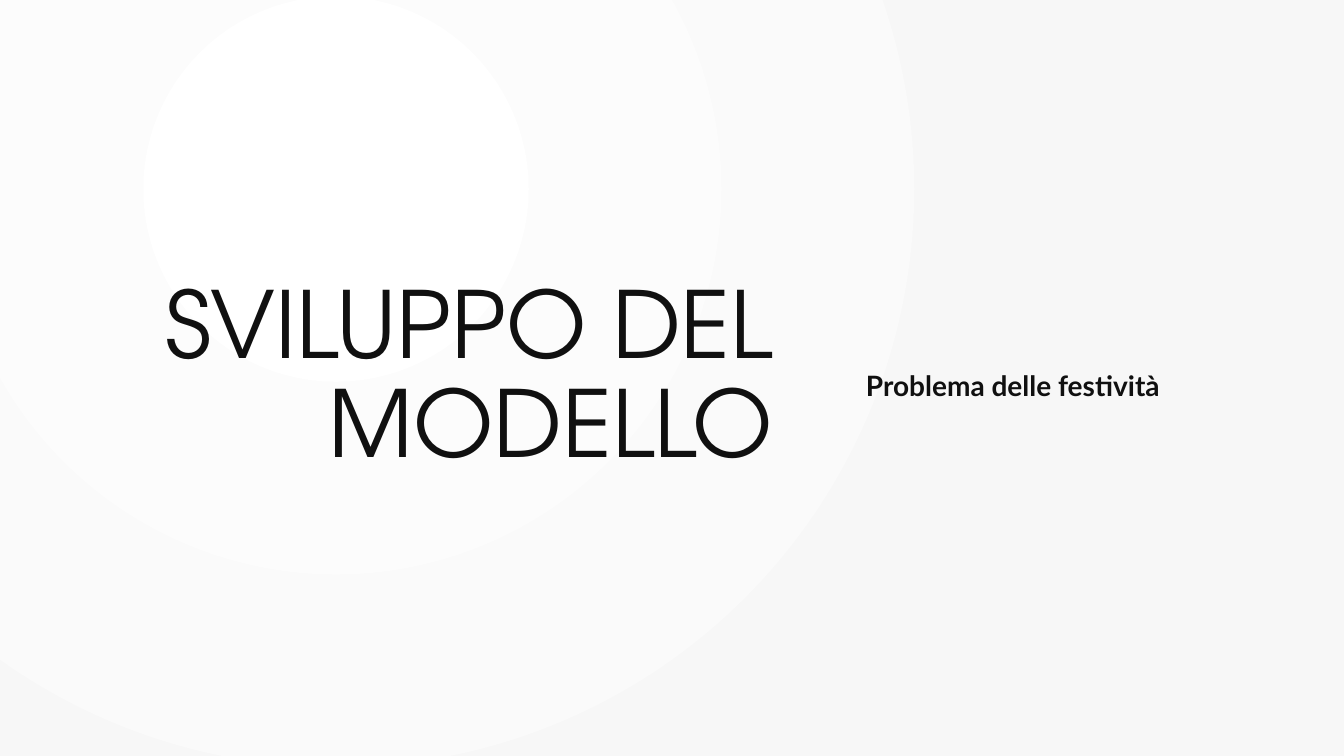
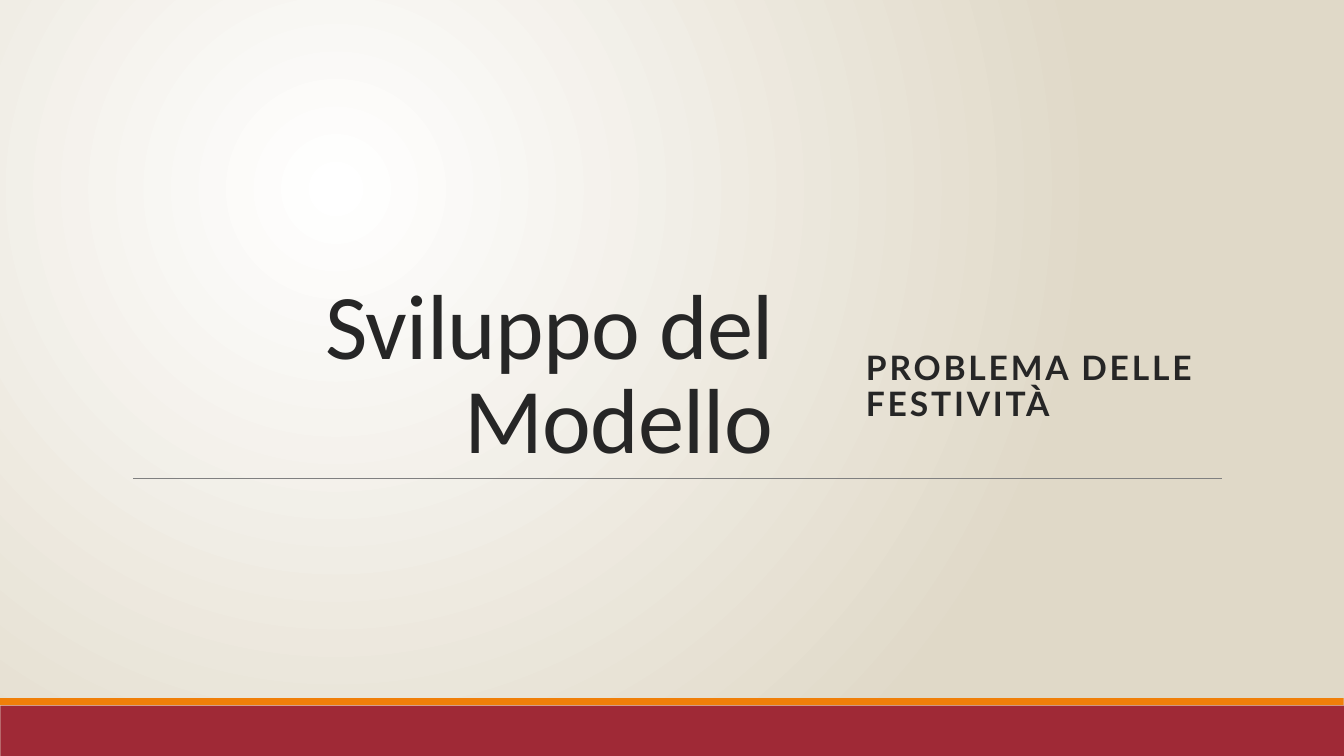
Before and after one commit to r1cky0/Italian-energy-consumption-prediction, a slide deck: slide 14 of presentazione_imad.pptx. Drawn at 1344x756 pixels with LibreOffice and Linux fonts; fonts in the diff are those of the drawing; background and template pictures are left out. Boxes give left, top, right and bottom in pixels: in the first picture for what was removed or moved away, otherwise in the second. Text is boxed around its words. In the diff, an @@ line names an element or a change of style, - is before the commit and + after.

```diff
--- a/presentazione_imad.pptx
+++ b/presentazione_imad.pptx
@@ background gradient #FFFFFF to #F8F8F8 to gradient #FFFFFF to #E0D9C8 @@
@@ title at <box>325,295,774,454</box>: text changed; font TeX Gyre Adventor to Calibri; text colour #101010 to #262626 @@
-SVILUPPO DEL MODELLO
+Sviluppo del Modello
@@ subtitle at <box>866,355,1191,417</box>: text changed; size 20 to 24 pt; text colour #101010 to #262626 @@
-Problema delle festività
+PROBLEMA DELLE FESTIVITÀ
@@ line added from (133, 479) to (1222, 479), #808080 0.5 pt @@
@@ rectangle added at <box>0,706,1344,756</box>, fill #9F2936 @@
@@ rectangle added at <box>0,699,1344,706</box>, fill #F07F09 @@
```
Also in this commit, not shown: 17 other slides changed, 1 slide added, 1 slide removed, 1 other file.
